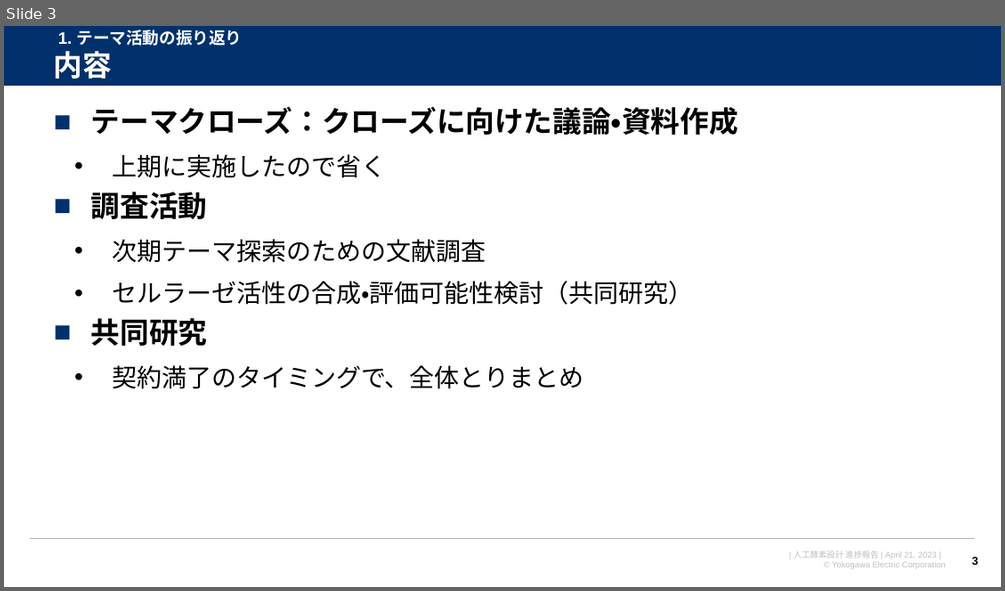
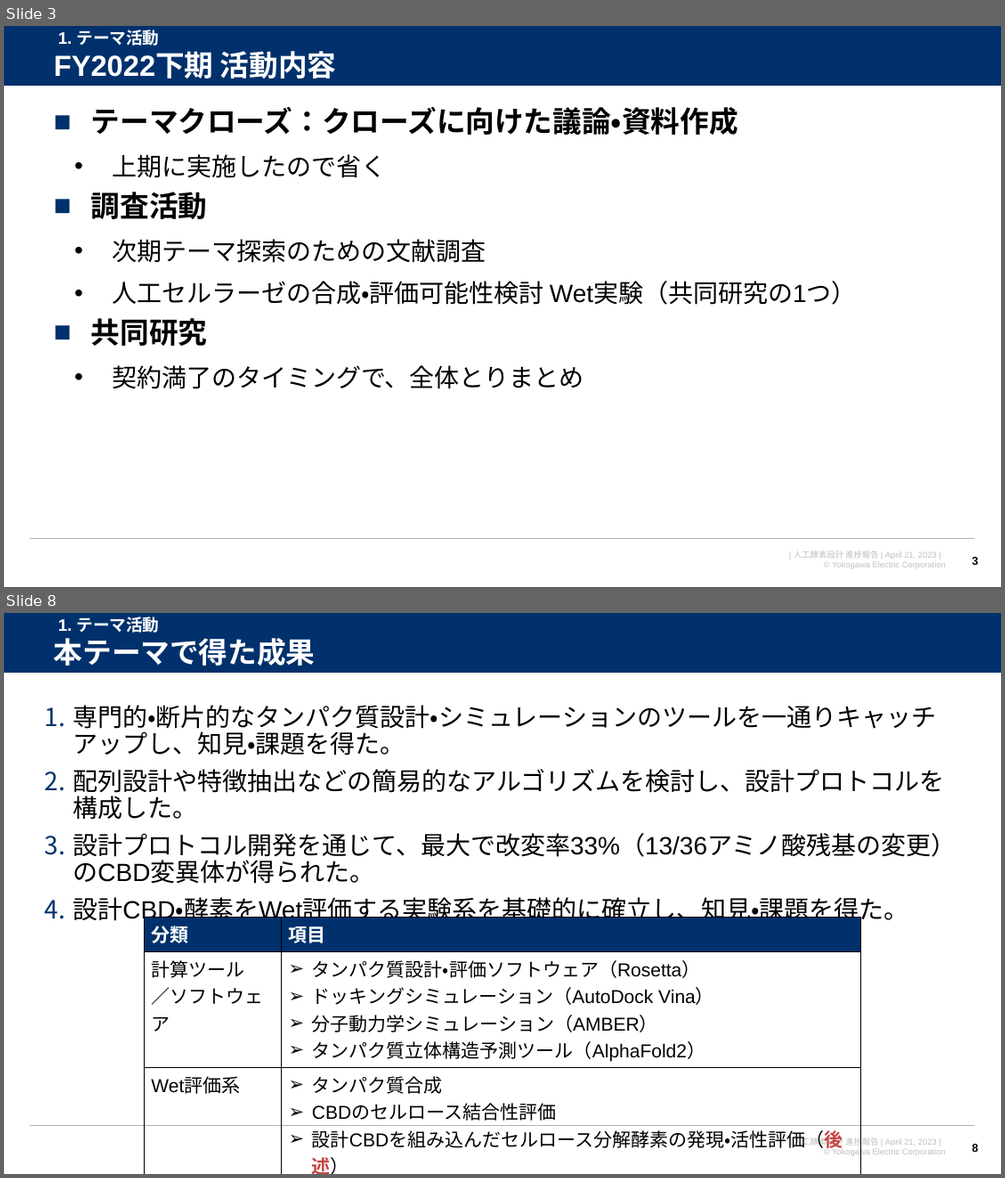
Before and after one commit to watarukumagai-git/denovo, a slide deck: joint_res/230421_人工酵素設計_進捗報告_rev.0.pptx. Shown one above the other, each under a label of ours: slide 3 before the commit, slides 3 and 8 after it; the slides between them are not shown. The pictures are 1005x591 and 1005x1178 pixels, drawn with LibreOffice and Linux fonts; fonts in the diff are those of the drawing; background and template pictures are left out. Boxes give left, top, right and bottom in pixels: in the first picture for what was removed or moved away, otherwise in the second. Text is boxed around its words. In the diff, an @@ line names an element or a change of style, - is before the commit and + after.

```diff
--- a/joint_res/230421_人工酵素設計_進捗報告_rev.0.pptx
+++ b/joint_res/230421_人工酵素設計_進捗報告_rev.0.pptx
@@ slide 8 added at (x1=4, y1=613, x2=1001, y2=1174), background #FFFFFF; not listed: 4 template elements that a slide beside it also shows @@
@@ title added at (x1=54, y1=638, x2=316, y2=666), 28 pt, text #FFFFFF, bold @@
+本テーマで得た成果
@@ text added at (x1=58, y1=617, x2=160, y2=633), 16 pt, text #FFFFFF, bold @@
+1. テーマ活動
@@ text added at (x1=73, y1=705, x2=955, y2=925), 24 pt, text #000000 @@
+1. 専門的・断片的なタンパク質設計・シミュレーションのツールを一通りキャッチアップし、知見・課題を得た。
+2. 配列設計や特徴抽出などの簡易的なアルゴリズムを検討し、設計プロトコルを構成した。
+3. 設計プロトコル開発を通じて、最大で改変率33%（13/36アミノ酸残基の変更）のCBD変異体が得られた。
+4. 設計CBD・酵素をWet評価する実験系を基礎的に確立し、知見・課題を得た。
@@ table added at (x1=144, y1=916, x2=862, y2=1174), 3 rows, 2 columns @@
+分類 | 項目
+計算ツール / ／ソフトウェア | タンパク質設計・評価ソフトウェア（Rosetta） / ドッキングシミュレーション（AutoDock Vina） / 分子動力学シミュレーション（AMBER） / タンパク質立体構造予測ツール（AlphaFold2）
+Wet評価系 | タンパク質合成 / CBDのセルロース結合性評価 / 設計CBDを組み込んだセルロース分解酵素の発現・活性評価（後述）
@@ page number added at (x1=971, y1=1143, x2=978, y2=1154), 11 pt, text #000000, bold @@
+8
@@ slide 3 changed as well @@
@@ title at (x1=54, y1=51, x2=337, y2=79): text changed @@
-内容
+FY2022下期 活動内容
@@ text at (x1=58, y1=30, x2=160, y2=46): text changed @@
-1. テーマ活動の振り返り
+1. テーマ活動
@@ text at (x1=112, y1=281, x2=857, y2=305): text changed @@
-  • セルラーゼ活性の合成・評価可能性検討（共同研究）
+  • 人工セルラーゼの合成・評価可能性検討 Wet実験（共同研究の1つ）
```
Also in this commit, not shown: 8 other slides changed, 12 other slides added, 1 slide removed.
